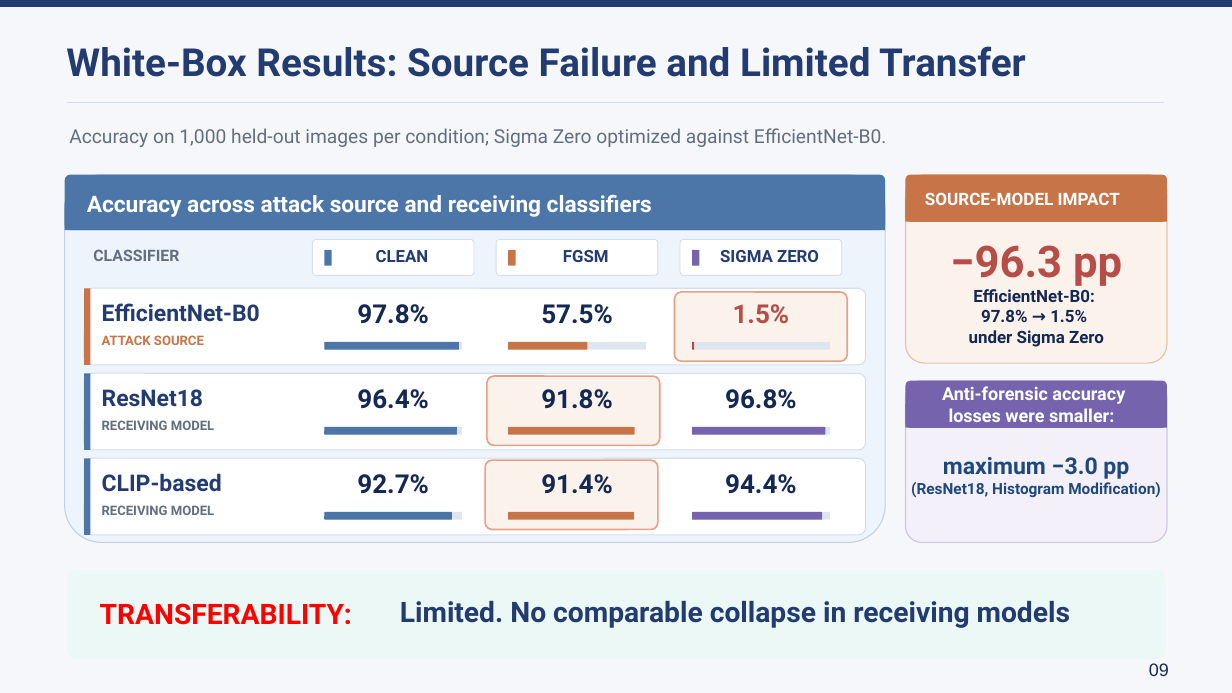
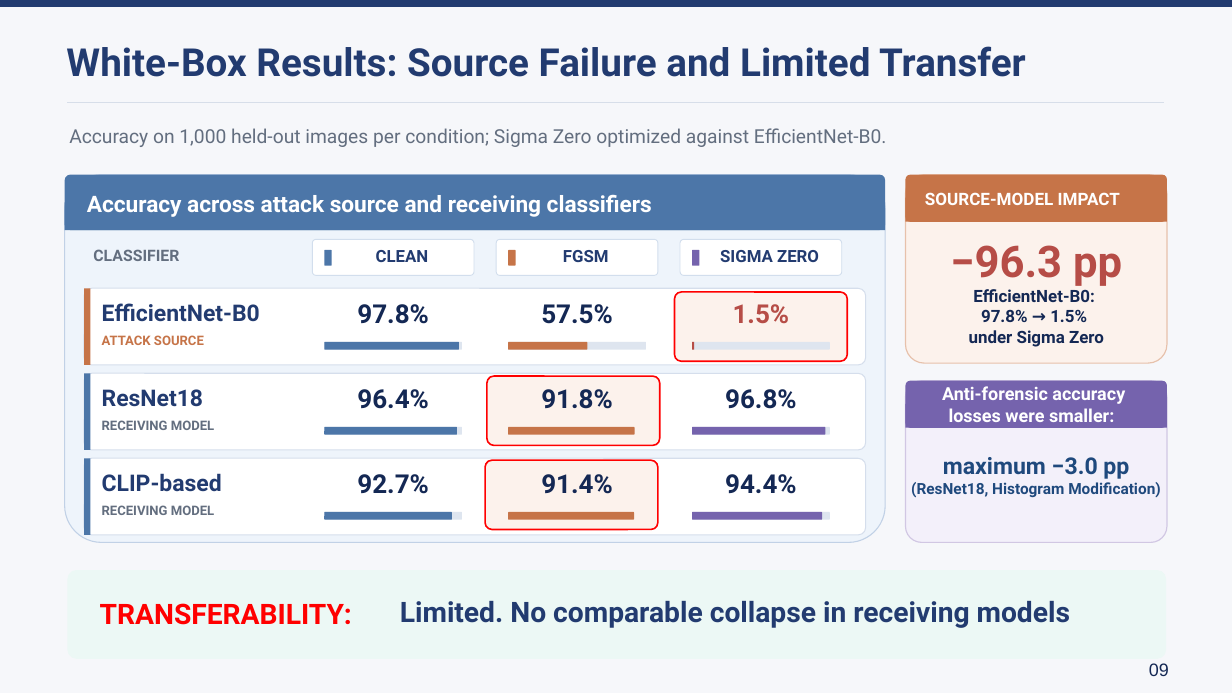
Before and after one commit to lmolinario/Molinario_Thesis_Defense_2026, a slide deck: slide 9 of Molinario_Thesis_Defense_2026.pptx. Drawn at 1232x693 pixels with LibreOffice and Linux fonts; fonts in the diff are those of the drawing. Boxes give left, top, right and bottom in pixels: in the first picture for what was removed or moved away, otherwise in the second. Text is boxed around its words. In the diff, an @@ line names an element or a change of style, - is before the commit and + after.

```diff
--- a/Molinario_Thesis_Defense_2026.pptx
+++ b/Molinario_Thesis_Defense_2026.pptx
@@ outline #E8A087 1.25 pt to #FF0000 1.25 pt in 3 elements at (675,292,848,361), (487,376,660,445), (485,460,658,530) @@
```
Also in this commit, not shown: 3 other slides changed, 1 other file.
